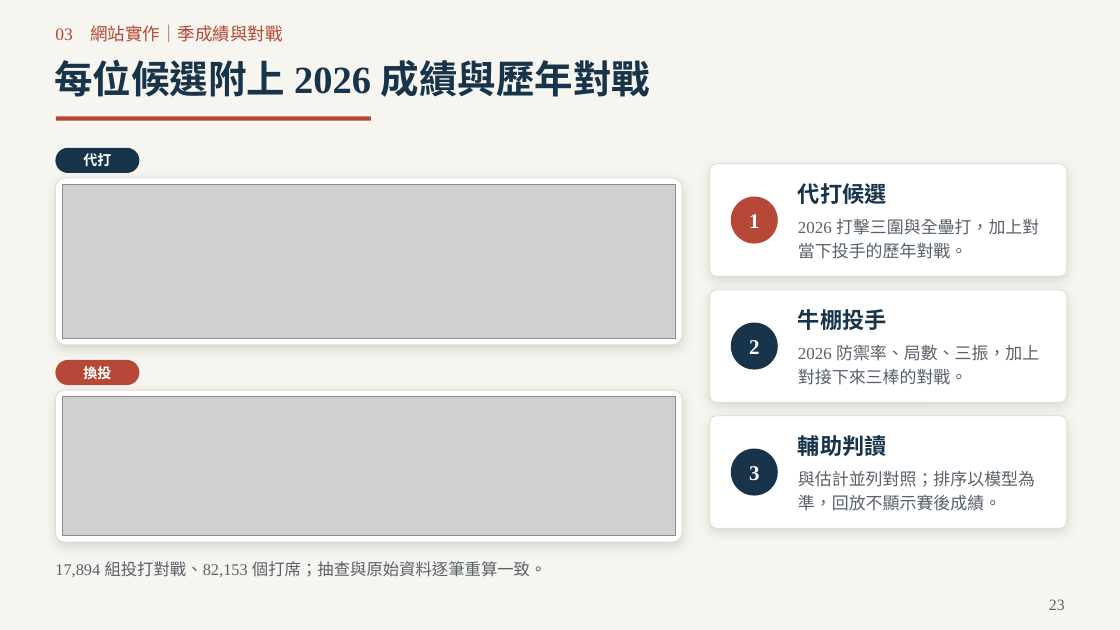
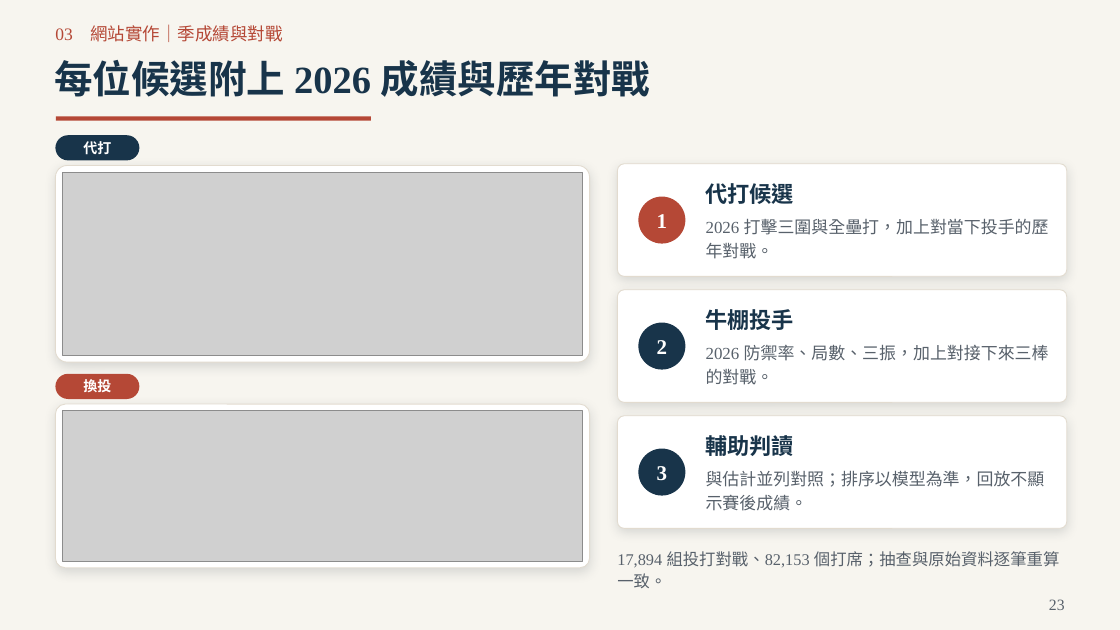
Before and after one commit to Da-Xiong-Chen/baseball_project, a slide deck: slide 23 of presentations/competition-2026/sync-20261115/一球兩面_臨場用人決策_2026球季版_38頁.pptx. Drawn at 1120x630 pixels with LibreOffice and Linux fonts; fonts in the diff are those of the drawing; grey boxes stand for pictures. Boxes give left, top, right and bottom in pixels: in the first picture for what was removed or moved away, otherwise in the second. Text is boxed around its words. In the diff, an @@ line names an element or a change of style, - is before the commit and + after.

Commit message:
簡報：截圖改為重點裁切放大、驗證頁以數值一致為主、統一卡片與章節頁碼

```diff
--- a/presentations/competition-2026/sync-20261115/一球兩面_臨場用人決策_2026球季版_38頁.pptx
+++ b/presentations/competition-2026/sync-20261115/一球兩面_臨場用人決策_2026球季版_38頁.pptx
@@ rounded rectangle "代打": place and size @@
-rounded rectangle "代打" at [55, 148, 139, 173]
+rounded rectangle "代打" at [55, 135, 139, 160]
@@ rounded rectangle: place and size @@
-rounded rectangle at [55, 178, 682, 345]
+rounded rectangle at [55, 166, 590, 362]
@@ picture: place and size @@
-picture at [62, 185, 676, 338]
+picture at [62, 172, 583, 355]
@@ rounded rectangle: place and size @@
-rounded rectangle at [710, 164, 1067, 276]
+rounded rectangle at [618, 164, 1067, 276]
@@ text "代打候選": place and size @@
-text "代打候選" at [798, 183, 886, 204]
+text "代打候選" at [706, 183, 794, 204]
@@ 3 ellipses: place and size @@
-3 ellipses at [731, 197, 778, 496]
+3 ellipses at [639, 197, 686, 496]
@@ text "2026 打擊三圍與全壘打，加上對當下投手的歷年對戰。" rewrapped from [798, 219, 1039, 259] to [706, 219, 1049, 259] @@
@@ rounded rectangle: place and size @@
-rounded rectangle at [710, 290, 1067, 402]
+rounded rectangle at [618, 290, 1067, 402]
@@ text "牛棚投手": place and size @@
-text "牛棚投手" at [798, 309, 886, 330]
+text "牛棚投手" at [706, 309, 794, 330]
@@ text "2026 防禦率、局數、三振，加上對接下來三棒的對戰。" rewrapped from [798, 345, 1039, 385] to [706, 345, 1049, 385] @@
@@ rounded rectangle "換投": place and size @@
-rounded rectangle "換投" at [55, 360, 139, 386]
+rounded rectangle "換投" at [55, 374, 139, 399]
@@ rounded rectangle: place and size @@
-rounded rectangle at [55, 390, 682, 542]
+rounded rectangle at [55, 404, 590, 568]
@@ picture: place and size @@
-picture at [62, 397, 676, 535]
+picture at [62, 411, 583, 561]
@@ rounded rectangle: place and size @@
-rounded rectangle at [710, 416, 1067, 528]
+rounded rectangle at [618, 416, 1067, 528]
@@ text "輔助判讀": place and size @@
-text "輔助判讀" at [798, 432, 886, 460]
+text "輔助判讀" at [706, 432, 794, 460]
@@ text "與估計並列對照；排序以模型為準，回放不顯示賽後成績。" rewrapped from [798, 471, 1035, 511] to [706, 471, 1045, 511] @@
@@ text "17,894 組投打對戰、82,153 個打席；抽查與原始資料逐筆重算一致。" rewrapped from [55, 561, 547, 578] to [617, 551, 1059, 588] @@
```
Also in this commit, not shown: 11 other slides changed, 2 other files.
